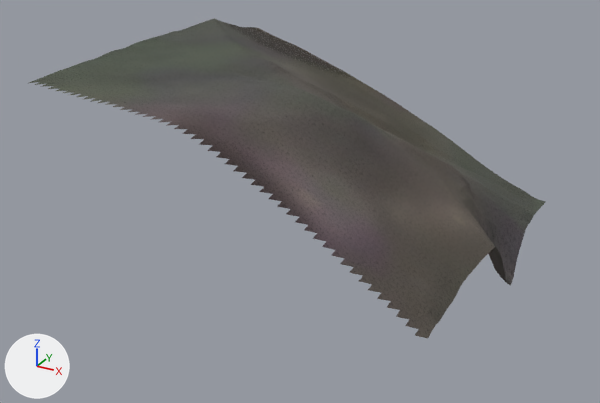
Two versions of the glTF model eloria-assets/maps/continent-v2/saltsound/client/chunks/04_11/world.glb, one commit apart.
One viewpoint serves both versions: a camera (50 mm lens) standing at (-444.2, -234.4, 117.1) and looking at (-538.2, -63.5, 31.6). The lights are fixed; the arrows at lower left show +X, +Y and +Z. The picture after the commit comes second. Where no turn or scale is listed for an object, it has been applied to the vertices. Vertices at exactly the same position are counted once.

Names of what the first picture shows: 'AuthoredGround_saltsoundBase_saltsound_04_11', 'Terrain_saltsound_04_11'.
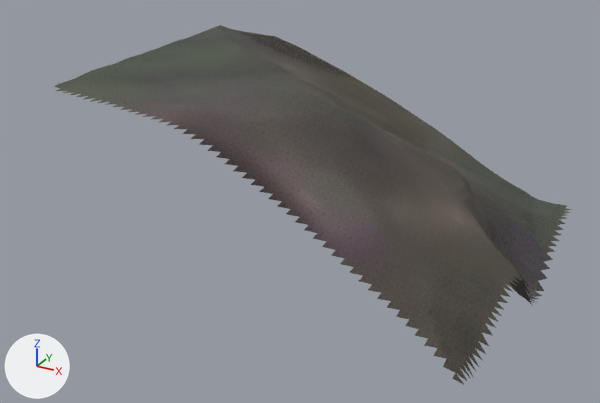
Location of each change, [x1, y1, x2, y2] in pixels of the pictures (600 x 403 px):
'AuthoredGround_saltsoundBase_saltsound_04_11', reshaped (12% taller)
    before: [29, 18, 545, 338]
    after: [54, 27, 573, 385]
'Terrain_saltsound_04_11', reshaped
    before: [258, 28, 546, 283]
    after: [55, 25, 567, 299]
part 2 of me_authoredground_saltsoundbase_saltsound_04_11, added
    after: [424, 203, 573, 385]
part 3 of me_authoredground_saltsoundbase_saltsound_04_11, deleted
    before: [29, 18, 273, 89]

Edits to the bpy script that builds the scene:
```text
Change me_terrain_saltsound_04_11:
    used by ob_terrain_saltsound_04_11; location = (-2059.0, 6521.0, 0.0)
    remove me_terrain_saltsound_04_11.from_pydata(...)  # 2401 vertices, 4608 faces; spans x 1475.0..1571.0, y -6625.0..-6529.0, z 9.0..68.4
    add me_terrain_saltsound_04_11.from_pydata(...)  # 2401 vertices, 4608 faces; spans x 1481.0..1577.0, y -6625.0..-6529.0, z 7.4..68.1
    me_terrain_saltsound_04_11 part 1: 2401 of 2401 vertices moved; they spanned x 1475.0..1571.0, y -6625.0..-6529.0, z 9.0..68.4 and now span x 1481.0..1577.0, y -6625.0..-6529.0, z 7.4..68.1; mean shift (6.0, 0.0, -2.8)
Change me_authoredground_saltsoundbase_saltsound_04_11:
    used by ob_authoredground_saltsoundbase_saltsound_04_11; location = (-2059.0, 6521.0, 0.0)
    remove me_authoredground_saltsoundbase_saltsound_04_11.from_pydata(...)  # 2448 vertices, 4608 faces; spans x 1475.0..1571.0, y -6627.0..-6529.0, z 9.0..68.4
    add me_authoredground_saltsoundbase_saltsound_04_11.from_pydata(...)  # 2496 vertices, 4608 faces; spans x 1481.0..1579.0, y -6627.0..-6529.0, z 7.2..68.1
    me_authoredground_saltsoundbase_saltsound_04_11 part 2: 199 vertices added at x 1571.0..1579.0, y -6627.0..-6529.0, z 7.2..29.6
    me_authoredground_saltsoundbase_saltsound_04_11 part 3: 151 vertices removed from x 1475.0..1481.0, y -6627.0..-6529.0, z 59.2..68.4
```
